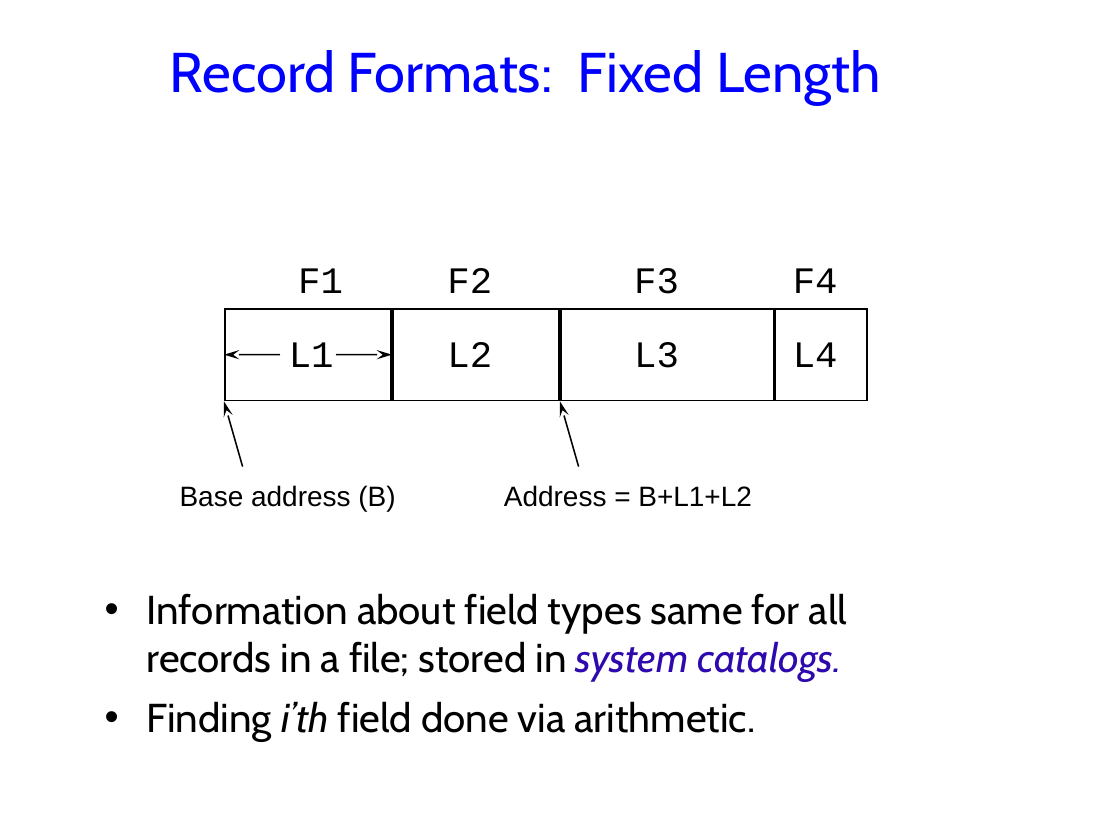
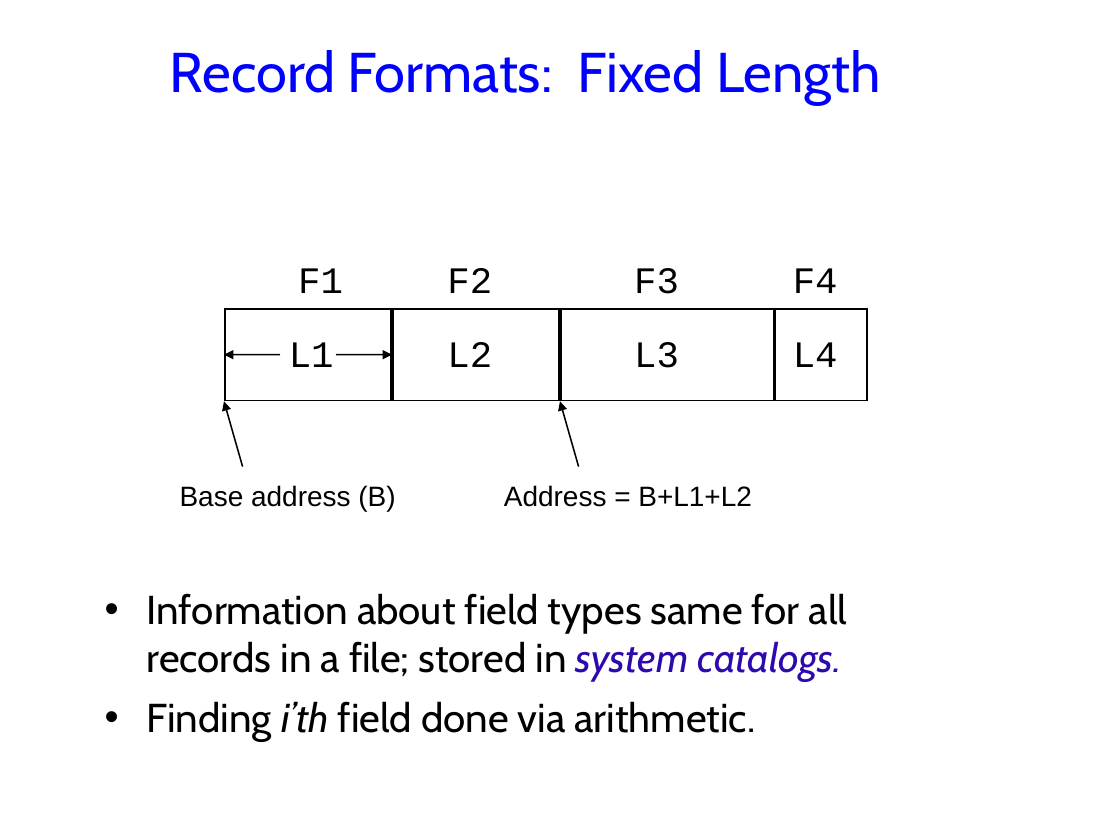
Before and after one commit to jhellerstein/cs186-09, a slide deck: slide 27 of lecs/04-DisksFilesBuffers.ppt. Drawn at 1120x840 pixels with LibreOffice and Linux fonts; fonts in the diff are those of the drawing; background and template pictures are left out. Boxes give left, top, right and bottom in pixels: in the first picture for what was removed or moved away, otherwise in the second. Text is boxed around its words. In the diff, an @@ line names an element or a change of style, - is before the commit and + after.

```diff
--- a/lecs/04-DisksFilesBuffers.ppt
+++ b/lecs/04-DisksFilesBuffers.ppt
@@ arrow (280, 355) - (224, 355): arrowheads changed @@
@@ arrow (336, 355) - (392, 355): arrowheads changed @@
@@ arrow (243, 467) - (224, 401): arrowheads changed @@
@@ arrow (579, 467) - (560, 401): arrowheads changed @@
```
Also in this commit, not shown: 1 other slide changed, 1 slide added, 1 other file.
